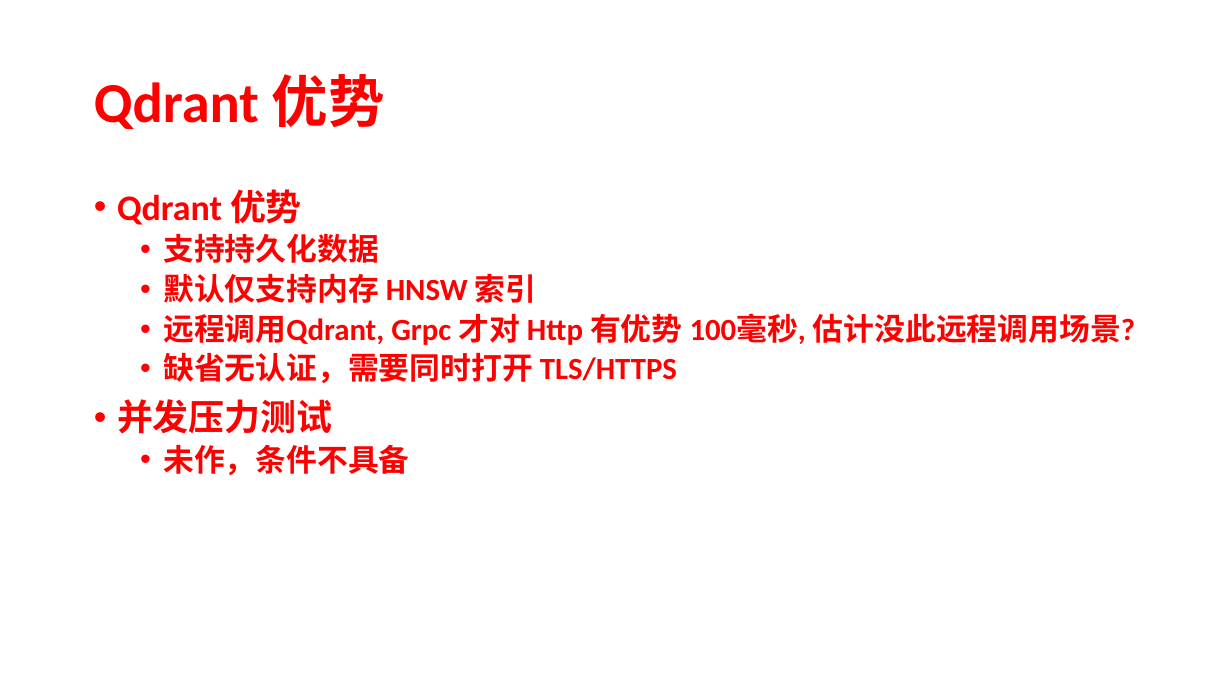
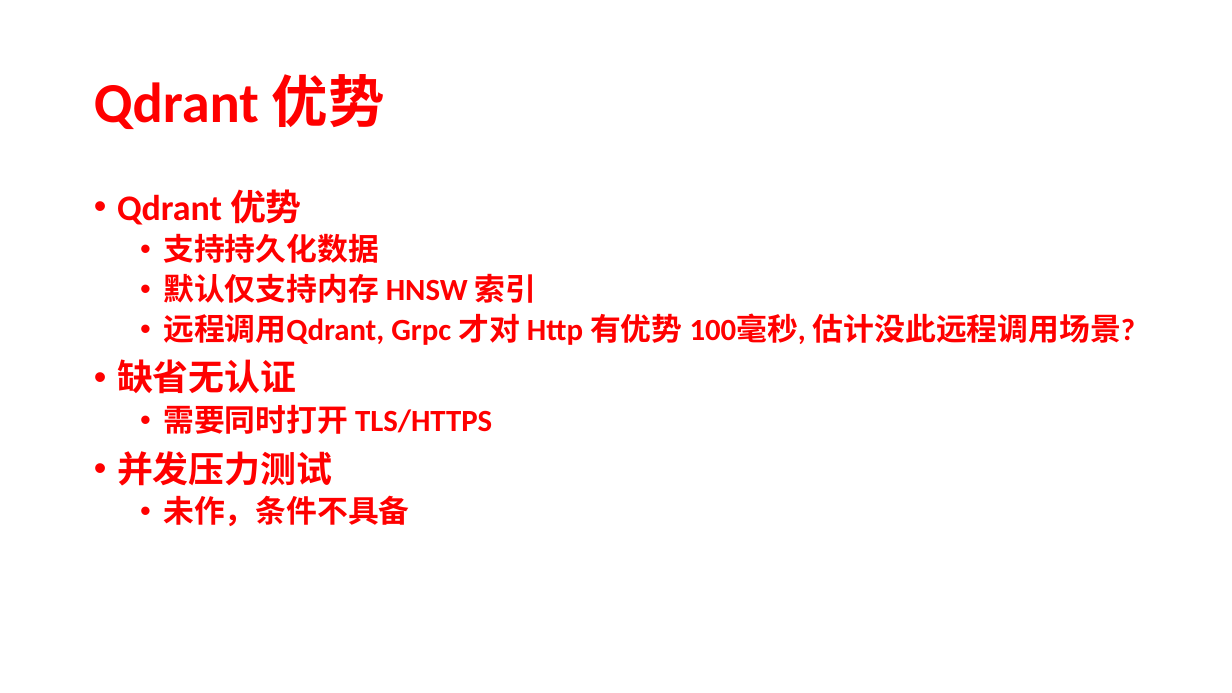
Before and after one commit to AwesomeYuer/PostgreSQL.PgVector.Performance, a slide deck: slide 21 of Vector.DataBases.And.Performance.Awesome.Yuer.pptx. Drawn at 1232x693 pixels with LibreOffice and Linux fonts; fonts in the diff are those of the drawing. Boxes give left, top, right and bottom in pixels: in the first picture for what was removed or moved away, otherwise in the second. Text is boxed around its words. In the diff, an @@ line names an element or a change of style, - is before the commit and + after.

```diff
--- a/Vector.DataBases.And.Performance.Awesome.Yuer.pptx
+++ b/Vector.DataBases.And.Performance.Awesome.Yuer.pptx
@@ text at [117,359,492,434]: text changed @@
-  • 缺省无认证，需要同时打开 TLS/HTTPS
+• 缺省无认证
+  • 需要同时打开 TLS/HTTPS
```
Also in this commit, not shown: 3 other files.
